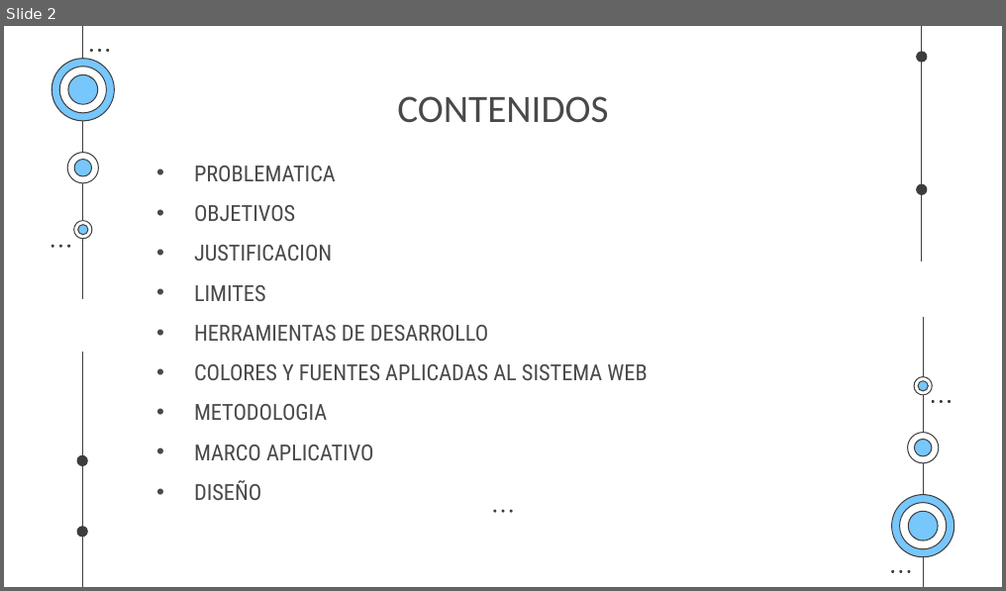
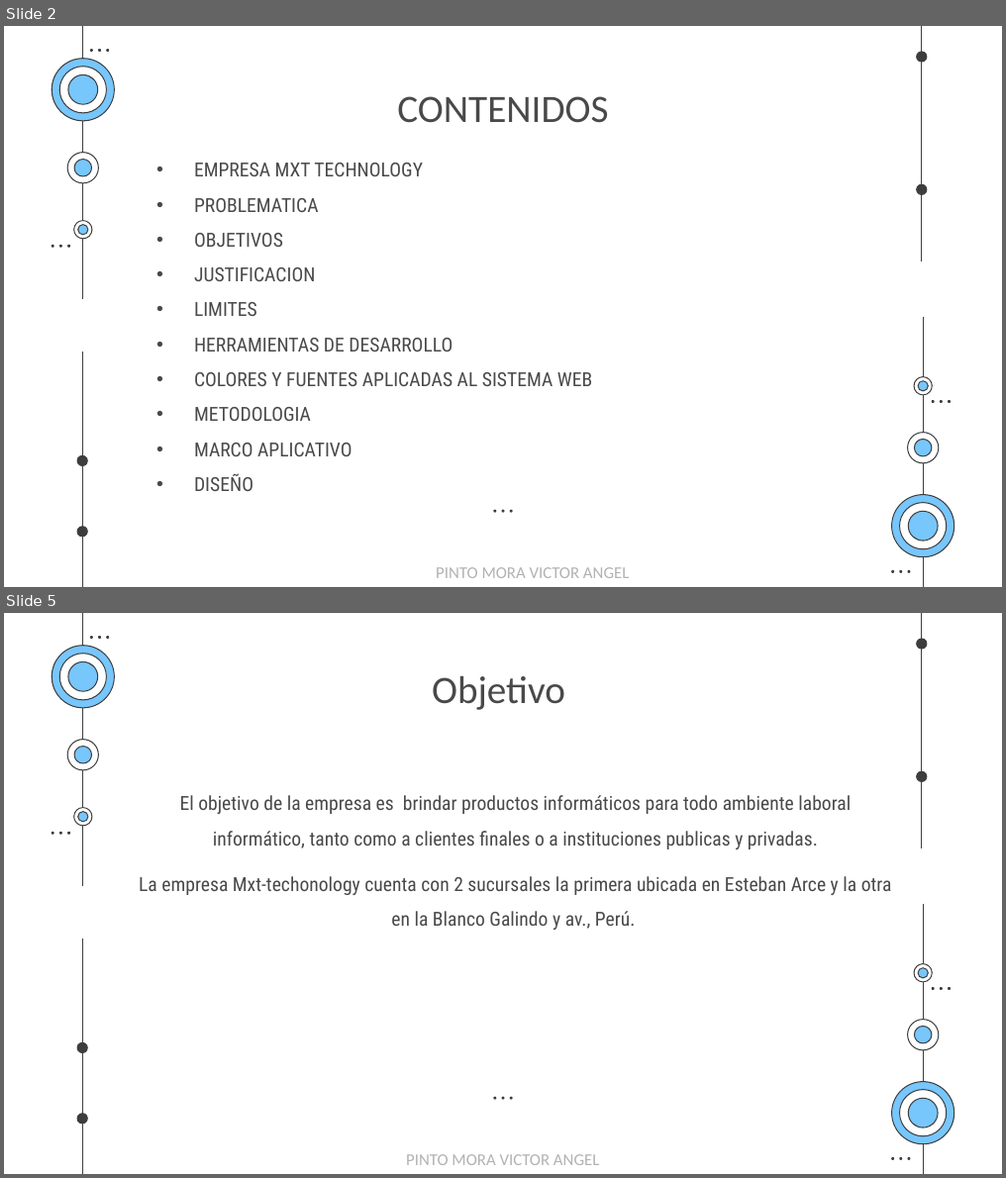
Before and after one commit to EgCooper/Mxt-Technology, a slide deck: Documentacion/Mxt-Technology Presentacion.pptx. Shown one above the other, each under a label of ours: slide 2 before the commit, slides 2 and 5 after it; the slides between them are not shown. The pictures are 1006x591 and 1006x1178 pixels, drawn with LibreOffice and Linux fonts; fonts in the diff are those of the drawing. Boxes give left, top, right and bottom in pixels: in the first picture for what was removed or moved away, otherwise in the second. Text is boxed around its words. In the diff, an @@ line names an element or a change of style, - is before the commit and + after.

Commit message:
Mxt-Technology

```diff
--- a/Documentacion/Mxt-Technology Presentacion.pptx
+++ b/Documentacion/Mxt-Technology Presentacion.pptx
@@ slide 5 added at (4,613,1002,1174), background #FFFFFF; not listed: 51 template elements that a slide beside it also shows @@
@@ title added at (432,676,565,710), 28 pt, text #494949 @@
+Objetivo
@@ subtitle added at (139,795,892,930), 14 pt, text #494949 @@
+El objetivo de la empresa es brindar productos informáticos para todo ambiente laboral informático, tanto como a clientes finales o a instituciones publicas y privadas.
+La empresa Mxt-techonology cuenta con 2 sucursales la primera ubicada en Esteban Arce y la otra en la Blanco Galindo y av., Perú.
@@ text added at (406,1155,599,1165), 12 pt, text #B2B2B2 @@
+PINTO MORA VICTOR ANGEL
@@ slide 2 changed as well @@
@@ subtitle at (194,163,423,176): paragraph added @@
+• EMPRESA MXT TECHNOLOGY
@@ subtitle at (194,198,592,491): size 16 to 14 pt in "PROBLEMATICA", "OBJETIVOS", "JUSTIFICACION", "LIMITES" and 5 more places @@
@@ text added at (436,568,629,578), 12 pt, text #B2B2B2 @@
+PINTO MORA VICTOR ANGEL
```
Also in this commit, not shown: 35 other slides changed, 9 other slides added, 2 slides removed, 1 other file.
